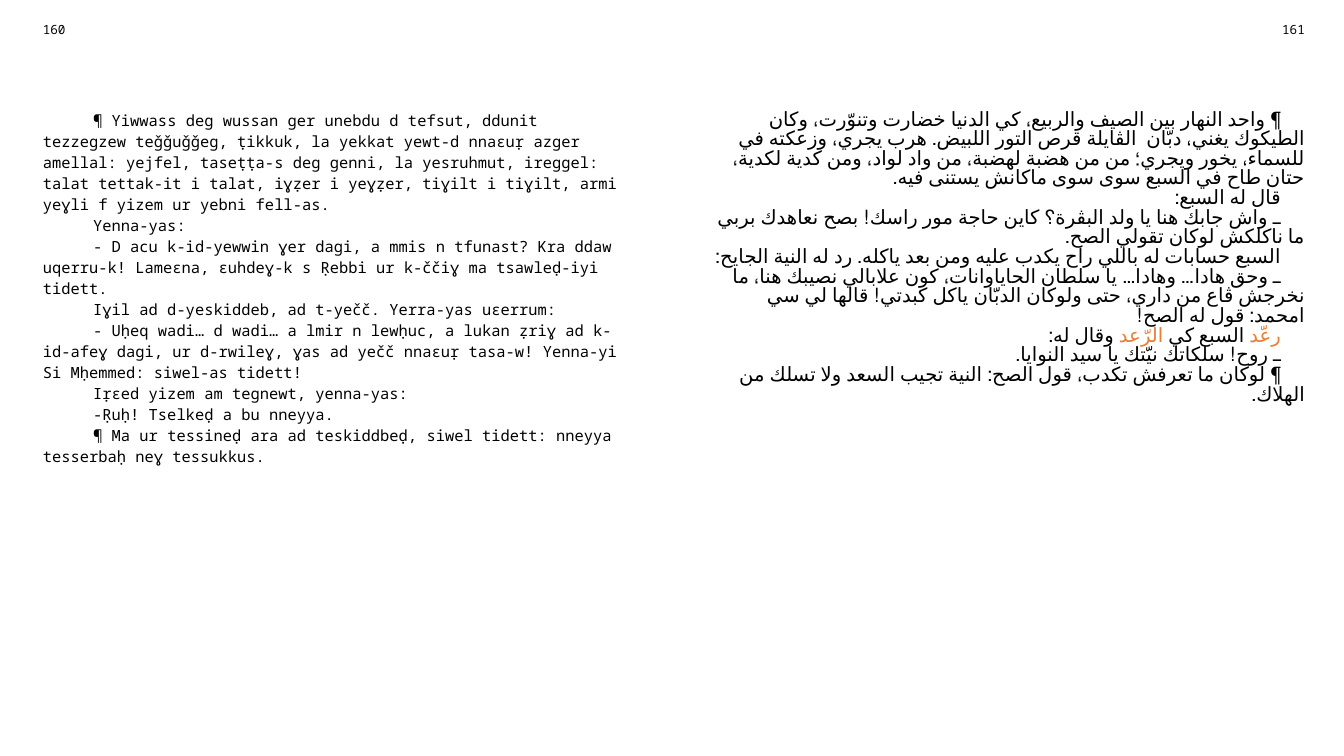
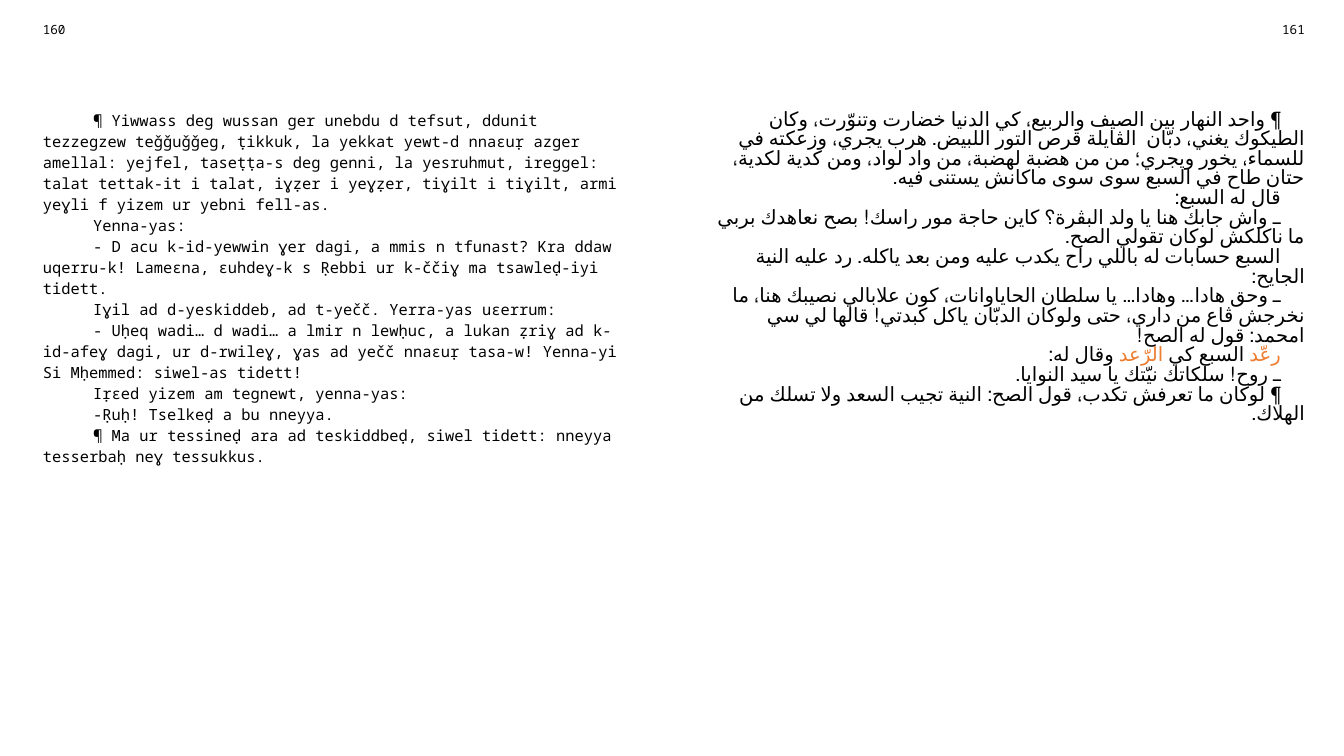
Before and after one commit to sferhah/tamacahut_n_wuccen, a slide deck: slide 77 of Uccen.ConsoleApp/uccen.arq.pptx. Drawn at 1344x756 pixels with LibreOffice and Linux fonts; fonts in the diff are those of the drawing. Boxes give left, top, right and bottom in pixels: in the first picture for what was removed or moved away, otherwise in the second. Text is boxed around its words. In the diff, an @@ line names an element or a change of style, - is before the commit and + after.

```diff
--- a/Uccen.ConsoleApp/uccen.arq.pptx
+++ b/Uccen.ConsoleApp/uccen.arq.pptx
@@ table at (32,16,1315,729) @@
-row 3, column 3: ¶ واحد النهار بين الصيف والربيع، كي الدنيا خضارت وتنوّرت، وكان الطيكوك يغني، دبّان الڨايلة قرص التور اللبيض. هرب يجري، وزعكته في للسماء، يخور ويجري؛ من من هضبة لهضبة، من واد لواد، ومن كدية لكدية، حتان طاح في السبع سوى سوى ماكانش يستنى فيه. / قال له السبع: / ـ واش جابك هنا يا ولد البڨرة؟ كاين حاجة مور راسك! بصح نعاهدك بربي ما ناكلكش لوكان تقولي الصح. / السبع حسابات له باللي راح يكدب عليه ومن بعد ياكله. رد له النية الجايح: / ـ وحق هادا… وهادا… يا سلطان الحاياوانات، كون علابالي نصيبك هنا، ما نخرجش ڨاع من داري، حتى ولوكان الدبّان ياكل كبدتي! قالها لي سي امحمد: قول له الصح! / رعّد السبع كي الرّعد وقال له: / ـ روح! سلكاتك نيّتك يا سيد النوايا. / ¶ لوكان ما تعرفش تكدب، قول الصح: النية تجيب السعد ولا تسلك من الهلاك.
+row 3, column 3: ¶ واحد النهار بين الصيف والربيع، كي الدنيا خضارت وتنوّرت، وكان الطيكوك يغني، دبّان الڨايلة قرص التور اللبيض. هرب يجري، وزعكته في للسماء، يخور ويجري؛ من من هضبة لهضبة، من واد لواد، ومن كدية لكدية، حتان طاح في السبع سوى سوى ماكانش يستنى فيه. / قال له السبع: / ـ واش جابك هنا يا ولد البڨرة؟ كاين حاجة مور راسك! بصح نعاهدك بربي ما ناكلكش لوكان تقولي الصح. / السبع حسابات له باللي راح يكدب عليه ومن بعد ياكله. رد عليه النية الجايح: / ـ وحق هادا… وهادا… يا سلطان الحاياوانات، كون علابالي نصيبك هنا، ما نخرجش ڨاع من داري، حتى ولوكان الدبّان ياكل كبدتي! قالها لي سي امحمد: قول له الصح! / رعّد السبع كي الرّعد وقال له: / ـ روح! سلكاتك نيّتك يا سيد النوايا. / ¶ لوكان ما تعرفش تكدب، قول الصح: النية تجيب السعد ولا تسلك من الهلاك.
```
Also in this commit, not shown: 12 other slides changed, 1 other file.
